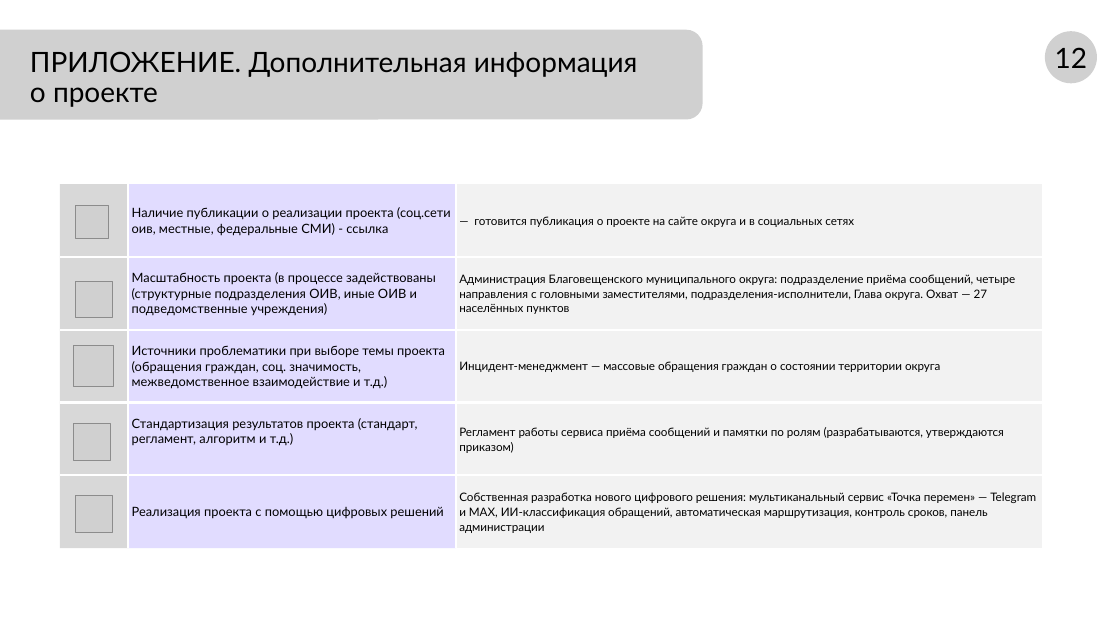
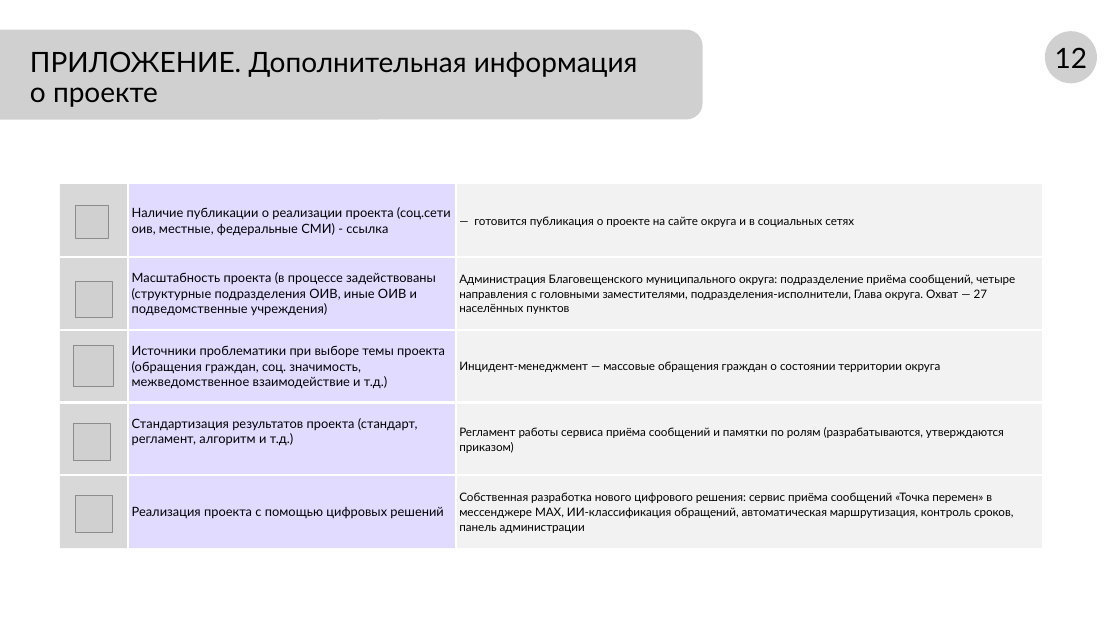
Before and after one commit to NiceGenn/Team-28-progress, a slide deck: slide 13 of файлы/prezentaciya-chernovik.pptx. Drawn at 1120x630 pixels with LibreOffice and Linux fonts; fonts in the diff are those of the drawing; grey boxes stand for pictures. Boxes give left, top, right and bottom in pixels: in the first picture for what was removed or moved away, otherwise in the second. Text is boxed around its words. In the diff, an @@ line names an element or a change of style, - is before the commit and + after.

```diff
--- a/файлы/prezentaciya-chernovik.pptx
+++ b/файлы/prezentaciya-chernovik.pptx
@@ table at (60,184,1042,548) @@
-row 5, column 3: Собственная разработка нового цифрового решения: мультиканальный сервис «Точка перемен» — Telegram и MAX, ИИ-классификация обращений, автоматическая маршрутизация, контроль сроков, панель администрации
+row 5, column 3: Собственная разработка нового цифрового решения: сервис приёма сообщений «Точка перемен» в мессенджере MAX, ИИ-классификация обращений, автоматическая маршрутизация, контроль сроков, панель администрации
```
Also in this commit, not shown: 3 other slides changed, 12 other files.
